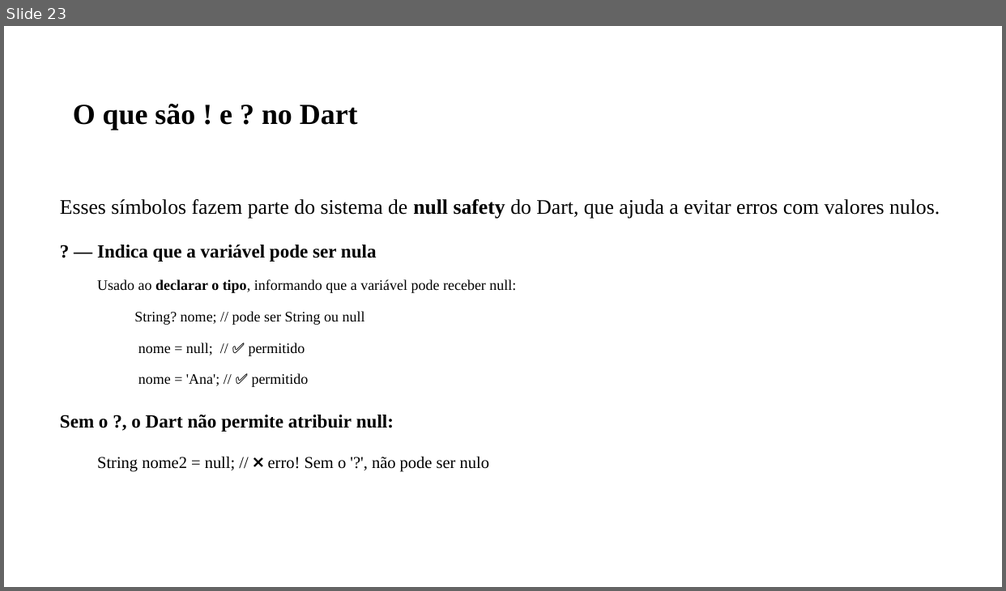
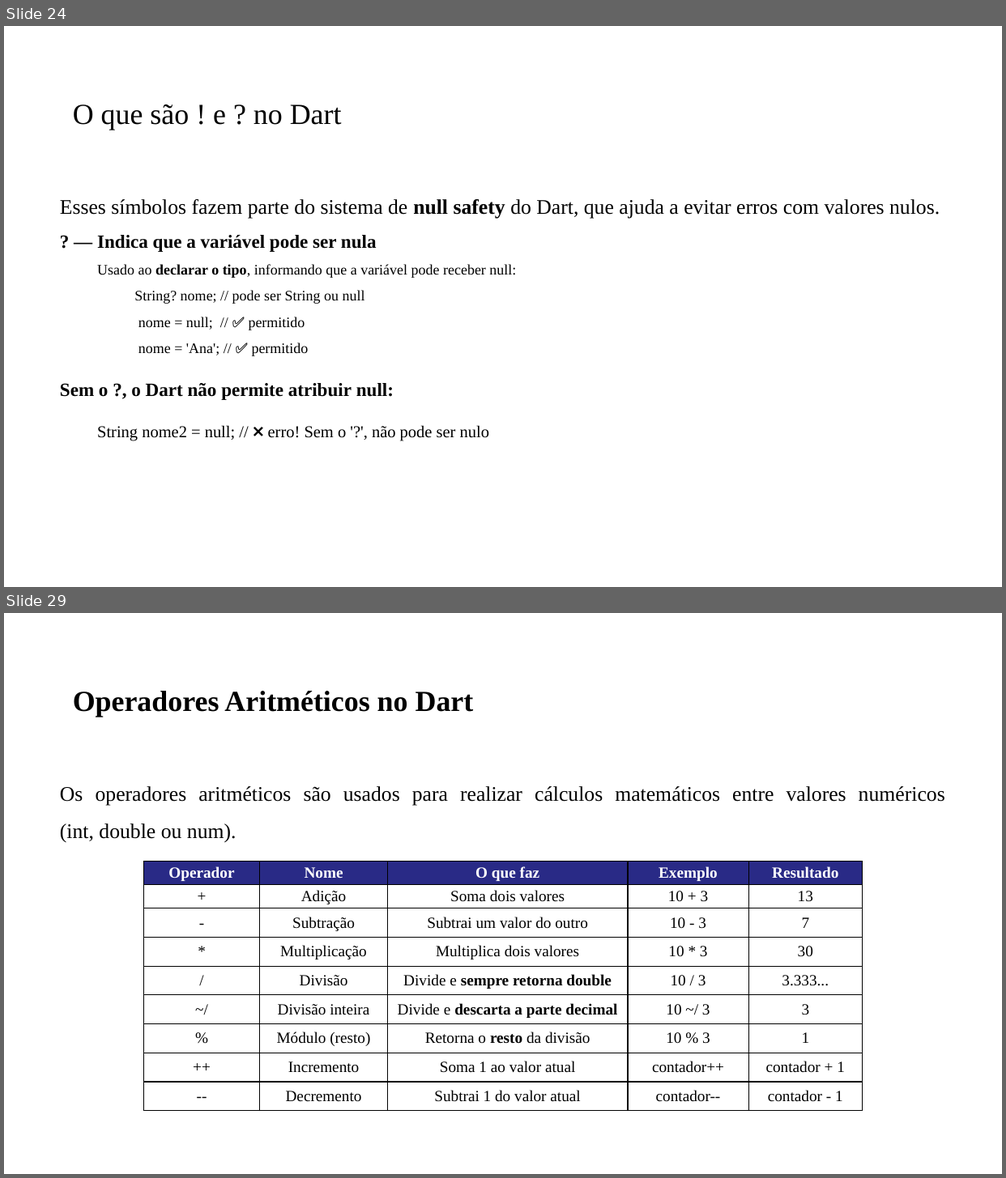
Before and after one commit to PedroMiho/UMC, a slide deck: Desenvolvimento de Aplicações/Pedro/Aula 01 - Criando Projeto Dart/Aula Inaugural.pptx. Shown one above the other, each under a label of ours: slide 23 before the commit, slides 24 and 29 after it; the slides between them are not shown. The pictures are 1006x591 and 1006x1178 pixels, drawn with LibreOffice and Linux fonts; fonts in the diff are those of the drawing; background and template pictures are left out. Boxes give left, top, right and bottom in pixels: in the first picture for what was removed or moved away, otherwise in the second. Text is boxed around its words. In the diff, an @@ line names an element or a change of style, - is before the commit and + after.

```diff
--- a/Desenvolvimento de Aplicações/Pedro/Aula 01 - Criando Projeto Dart/Aula Inaugural.pptx
+++ b/Desenvolvimento de Aplicações/Pedro/Aula 01 - Criando Projeto Dart/Aula Inaugural.pptx
@@ slide 29 added at [4, 613, 1002, 1174], background #FFFFFF @@
@@ title added at [73, 691, 474, 717], 28 pt, text #000000, bold @@
+Operadores Aritméticos no Dart
@@ text added at [60, 786, 945, 842], 20 pt, text #000000 @@
+Os operadores aritméticos são usados para realizar cálculos matemáticos entre valores numéricos (int, double ou num).
@@ table added at [144, 862, 863, 1114], 9 rows, 5 columns @@
+Operador | Nome | O que faz | Exemplo | Resultado
++ | Adição | Soma dois valores | 10 + 3 | 13
+- | Subtração | Subtrai um valor do outro | 10 - 3 | 7
+* | Multiplicação | Multiplica dois valores | 10 * 3 | 30
+/ | Divisão | Divide e sempre retorna double | 10 / 3 | 3.333...
+~/ | Divisão inteira | Divide e descarta a parte decimal | 10 ~/ 3 | 3
+% | Módulo (resto) | Retorna o resto da divisão | 10 % 3 | 1
+++ | Incremento | Soma 1 ao valor atual | contador++ | contador + 1
+-- | Decremento | Subtrai 1 do valor atual | contador-- | contador - 1
@@ what was slide 23 is now slide 24 @@
@@ slide 24 changed as well @@
@@ title "O que são ! e ..." at [73, 104, 342, 130]: bold off @@
@@ text at [60, 199, 940, 356]: less space between paragraphs @@
```
Also in this commit, not shown: 19 other slides changed, 5 other slides added, 1 other file.
